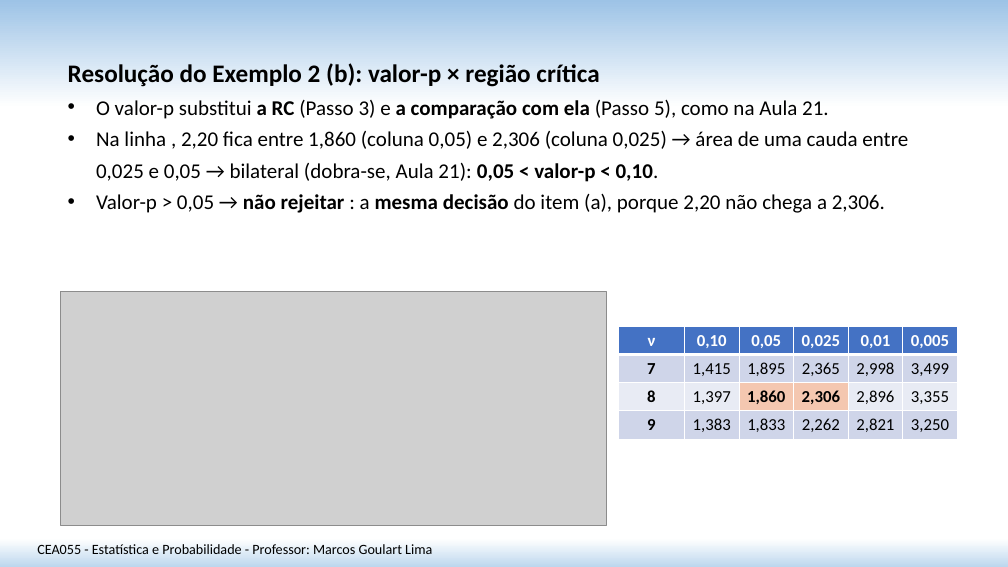
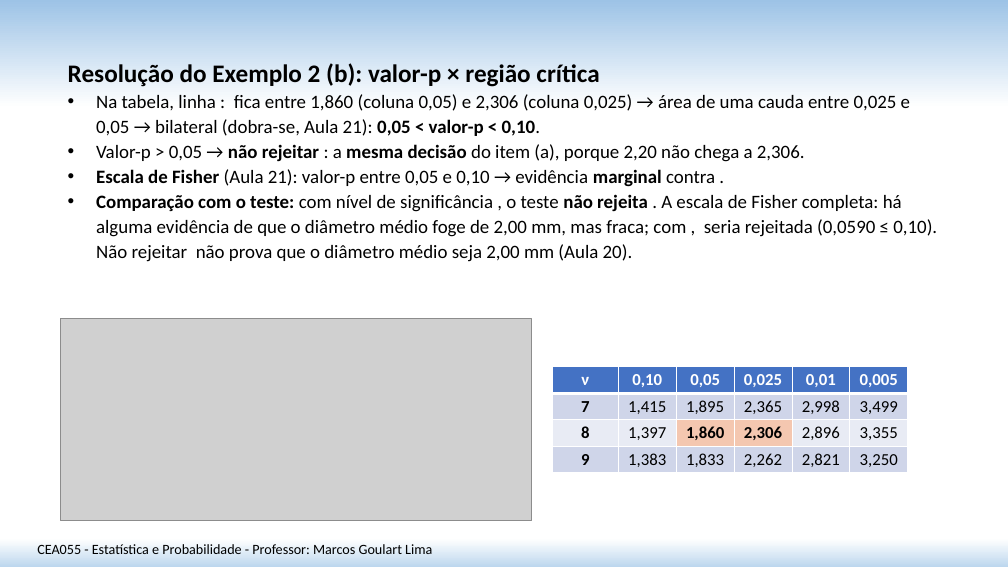
Before and after one commit to matmarcos/minhas-aulas, a slide deck: slide 11 of content/2026-2/cea055-estatistica-probabilidade/22-teste-hipotese-media-var-desconhecida/Aula_22_Teste_Hipotese_Media_Var_Desconhecida_SITE.pptx. Drawn at 1008x567 pixels with LibreOffice and Linux fonts; fonts in the diff are those of the drawing; grey boxes stand for pictures. Boxes give left, top, right and bottom in pixels: in the first picture for what was removed or moved away, otherwise in the second. Text is boxed around its words. In the diff, an @@ line names an element or a change of style, - is before the commit and + after.

```diff
--- a/content/2026-2/cea055-estatistica-probabilidade/22-teste-hipotese-media-var-desconhecida/Aula_22_Teste_Hipotese_Media_Var_Desconhecida_SITE.pptx
+++ b/content/2026-2/cea055-estatistica-probabilidade/22-teste-hipotese-media-var-desconhecida/Aula_22_Teste_Hipotese_Media_Var_Desconhecida_SITE.pptx
@@ text at (x1=96, y1=94, x2=910, y2=136): text changed; size 20 to 18 pt @@
-• O valor-p substitui a RC (Passo 3) e a comparação com ela (Passo 5), como na Aula 21.
-• Na linha , 2,20 fica entre 1,860 (coluna 0,05) e 2,306 (coluna 0,025) → área de uma cauda entre 0,025 e 0,05 → bilateral (dobra-se, Aula 21): 0,05 < valor-p < 0,10.
+• Na tabela, linha : fica entre 1,860 (coluna 0,05) e 2,306 (coluna 0,025) → área de uma cauda entre 0,025 e 0,05 → bilateral (dobra-se, Aula 21): 0,05 < valor-p < 0,10.
@@ text at (x1=96, y1=144, x2=805, y2=162): size 20 to 18 pt in "Valor-p > 0,05 → não rejeitar : ..."; line spacing 1.25 to 1.1 @@
@@ text at (x1=96, y1=169, x2=937, y2=262): paragraphs added @@
+• Escala de Fisher (Aula 21): valor-p entre 0,05 e 0,10 → evidência marginal contra .
+• Comparação com o teste: com nível de significância , o teste não rejeita . A escala de Fisher completa: há alguma evidência de que o diâmetro médio foge de 2,00 mm, mas fraca; com , seria rejeitada (0,0590 ≤ 0,10). Não rejeitar não prova que o diâmetro médio seja 2,00 mm (Aula 20).
@@ picture resized from (x1=60, y1=291, x2=606, y2=526) to (x1=60, y1=318, x2=532, y2=521) @@
@@ table resized from (x1=619, y1=327, x2=957, y2=439) to (x1=552, y1=367, x2=909, y2=473) @@
```
Also in this commit, not shown: 1 other slide changed, 1 other file.
